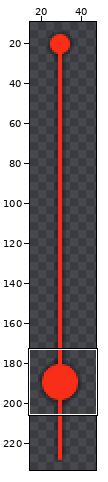
Edited in one commit: sprite sheet (rider-1991/assets/common.r/time/second.png). Above: a wide view before the commit, with the close-up outlined.
Close-up. Earlier state:
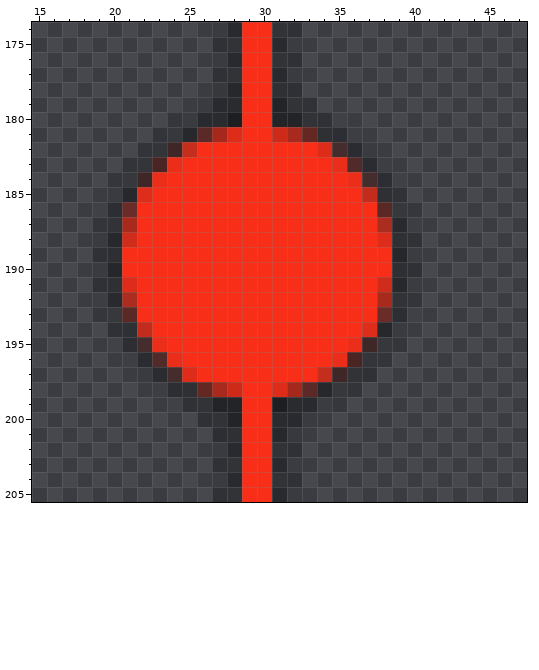
The file is 60x240 pixels. Pixels under 10% opacity are left out. Colours within 5 levels of each other are drawn and written as one. Shown: x 15..47, y 174..205. The wide view leaves out empty margins.
After the commit:
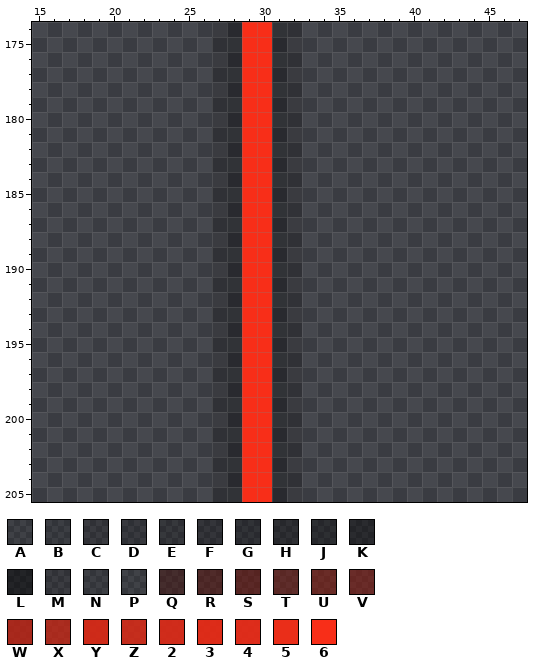
Palette (. is transparent): A #0000001a  B #00000024  C #0000002d  D #00000034  E #0000003a  F #00000043  G #0000004b  H #00000054  J #0000005a  K #00000066  L #02020282  M #0606062d  N #07070723  P #0a0a0a1a  Q #440d0775  R #5a100883  S #6b130a94  T #76150b86  U #81190d9a  V #85180e93  W #bf2212cf  X #c72513c7  Y #da2815eb  Z #db2915d9  2 #e02915e5  3 #e52a16f2  4 #ea2b17ec  5 #f02d17f6  6 #f82e18
Author's note on the commit: fix second hand graphics
Changes in this commit:
y 178: x 27..28 EH -> CG; x 31..32 HD -> GC
y 179: x 26..28 CGK -> .CG; x 31..33 KGM -> GC.
y 180: x 24..28 ACGKL -> ...CG; x 31..35 LKGCA -> GC...
y 181: x 23..28 BEHSW3 -> ....CG; x 31..36 YWUHEB -> GC....
y 182: x 22..28 BFQZ666 -> .....CG; x 31..37 6664QFC -> GC.....
y 183: x 21..28 BFR56666 -> ......CG; x 31..38 66665RFB -> GC......
y 184: x 20..28 AEQ566666 -> .......CG; x 31..39 666665QEA -> GC.......
y 185: x 20..28 CH4666666 -> .......CG; x 31..39 666666ZHM -> GC.......
y 186: x 19..28 AEV6666666 -> ........CG; x 31..40 6666666TEP -> GM........
y 187: x 19..28 NGX6666666 -> ........CG; x 31..40 6666666XGB -> GM........
y 188: x 19..28 CH26666666 -> ........CG; x 31..40 66666664HM -> GC........
y 189: x 19..28 CJ66666666 -> ........CG; x 31..40 66666666JM -> GC........
y 190: x 19..28 CJ66666666 -> ........MG; x 31..40 66666666JC -> GC........
y 191: x 19..28 CH46666666 -> ........CG; x 31..40 66666662HM -> GC........
y 192: x 19..28 BGX6666666 -> ........CG; x 31..40 6666666XGN -> GM........
y 193: x 19..28 AET6666666 -> ........CG; x 31..40 6666666VEA -> GC........
y 194: x 20..28 CHZ666666 -> .......CG; x 31..39 6666664HC -> GC.......
y 195: x 20..28 PEQ566666 -> .......CG; x 31..39 666665QEA -> GC.......
y 196: x 21..28 NFR56666 -> ......CG; x 31..38 66665RFN -> GC......
y 197: x 22..28 CFQ4666 -> .....CG; x 31..37 666ZQGC -> GC.....
y 198: x 23..28 BEHUWY -> ....CG; x 31..36 3WSHEB -> GM....
y 199: x 24..28 ACGKL -> ...CG; x 31..35 LKGMP -> GC...
y 200: x 26..28 CGK -> .MG; x 31..33 KGC -> GC.
y 201: x 27..28 EH -> CG; x 31..32 HD -> GC
Pixel boxes of the changes (left, top, right, bottom) in both close-ups:
changed: (92, 82, 422, 442)
